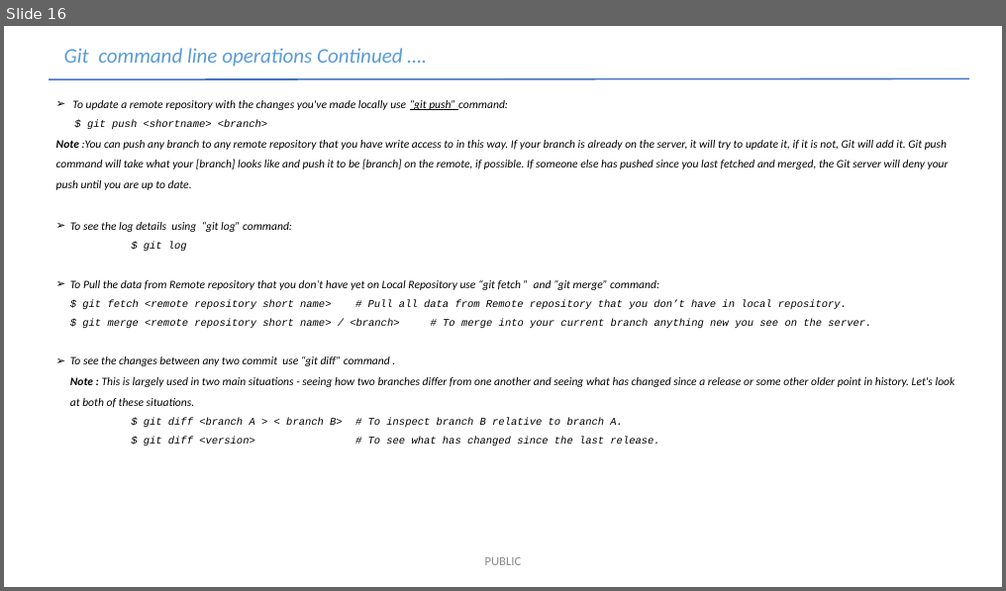
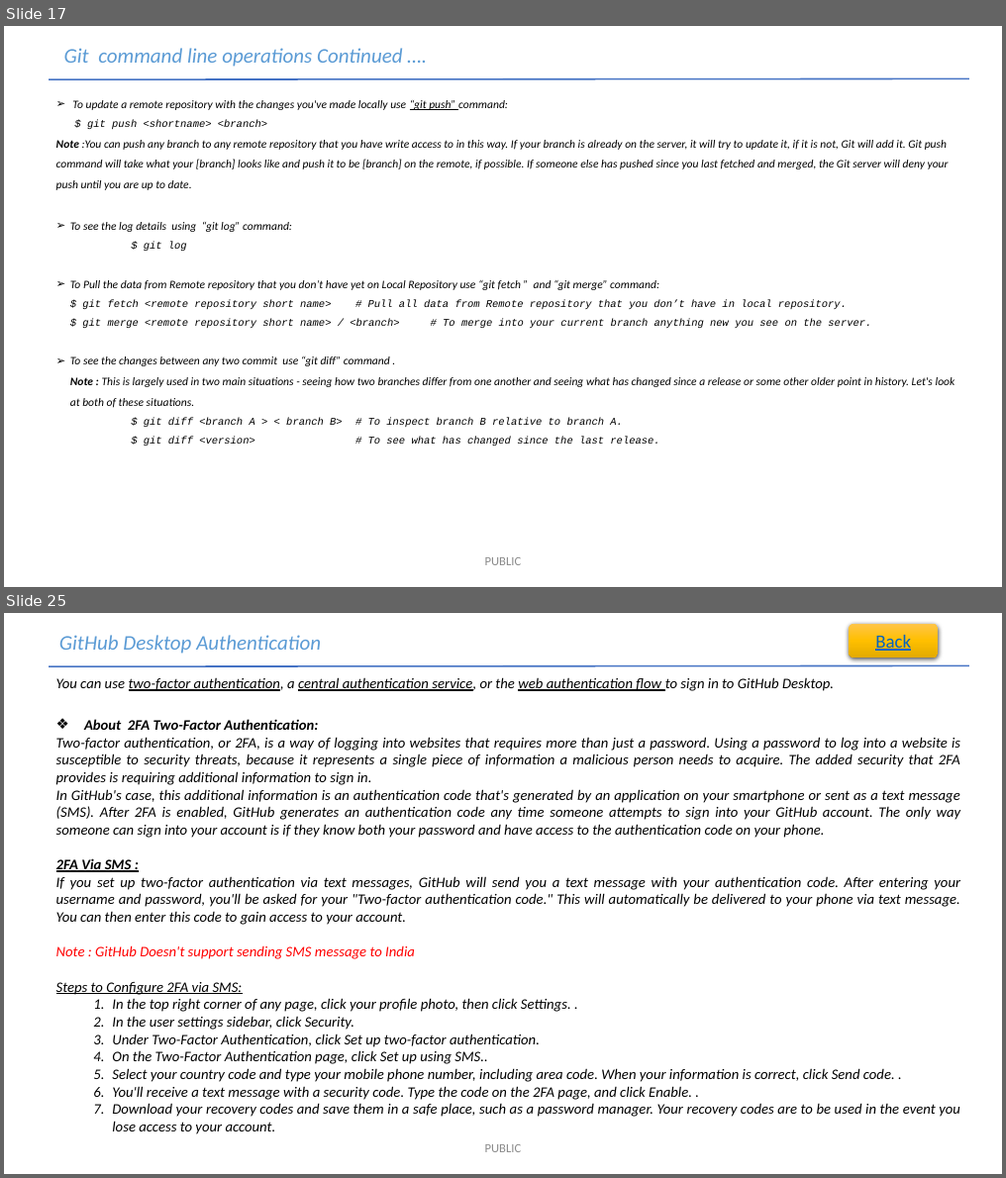
Before and after one commit to rakesh100282/Git-1, a slide deck: Git-V 0.1.pptx. Shown one above the other, each under a label of ours: slide 16 before the commit, slides 17 and 25 after it; the slides between them are not shown. The pictures are 1006x591 and 1006x1178 pixels, drawn with LibreOffice and Linux fonts; fonts in the diff are those of the drawing. Boxes give left, top, right and bottom in pixels: in the first picture for what was removed or moved away, otherwise in the second. Text is boxed around its words. In the diff, an @@ line names an element or a change of style, - is before the commit and + after.

Commit message:
Included Github Desktop slides

```diff
--- a/Git-V 0.1.pptx
+++ b/Git-V 0.1.pptx
@@ slide 25 added at [4, 613, 1002, 1174], background #FFFFFF @@
@@ text added at [59, 635, 321, 654], 20 pt, text #5B9BD5, italic @@
+GitHub Desktop Authentication
@@ rounded rectangle added at [849, 624, 939, 658], fill gradient #FFC64B to #FFC000 to #E3AB00, 18 pt, text #0563C1, underline @@
+Back
@@ line added from (49, 666) to (969, 666), #4472C4 1.5 pt @@
@@ text added at [56, 677, 961, 1135], 14 pt, text #000000, italic @@
+You can use two-factor authentication, a central authentication service, or the web authentication flow to sign in to GitHub Desktop.
+❖ About 2FA Two-Factor Authentication:
+Two-factor authentication, or 2FA, is a way of logging into websites that requires more than just a password. Using a password to log into a website is susceptible to security threats, because it represents a single piece of information a malicious person needs to acquire. The added security that 2FA provides is requiring additional information to sign in.
+In GitHub's case, this additional information is an authentication code that's generated by an application on your smartphone or sent as a text message (SMS). After 2FA is enabled, GitHub generates an authentication code any time someone attempts to sign into your GitHub account. The only way someone can sign into your account is if they know both your password and have access to the authentication code on your phone.
+2FA Via SMS :
+If you set up two-factor authentication via text messages, GitHub will send you a text message with your authentication code. After entering your username and password, you'll be asked for your "Two-factor authentication code." This will automatically be delivered to your phone via text message. You can then enter this code to gain access to your account.
+Note : GitHub Doesn't support sending SMS message to India
+Steps to Configure 2FA via SMS:
+  1. In the top right corner of any page, click your profile photo, then click Settings. .
+  2. In the user settings sidebar, click Security.
+  3. Under Two-Factor Authentication, click Set up two-factor authentication.
+  4. On the Two-Factor Authentication page, click Set up using SMS..
+  5. Select your country code and type your mobile phone number, including area code. When your information is correct, click Send code. .
+  6. You'll receive a text message with a security code. Type the code on the 2FA page, and click Enable. .
+  7. Download your recovery codes and save them in a safe place, such as a password manager. Your recovery codes are to be used in the event you lose access to your account.
@@ text added at [485, 1145, 522, 1153], 12 pt, text #8C8C8C @@
+PUBLIC
@@ what was slide 16 is now slide 17 @@
```
Also in this commit, not shown: 8 slides changed, 10 other slides added, 1 slide removed.
